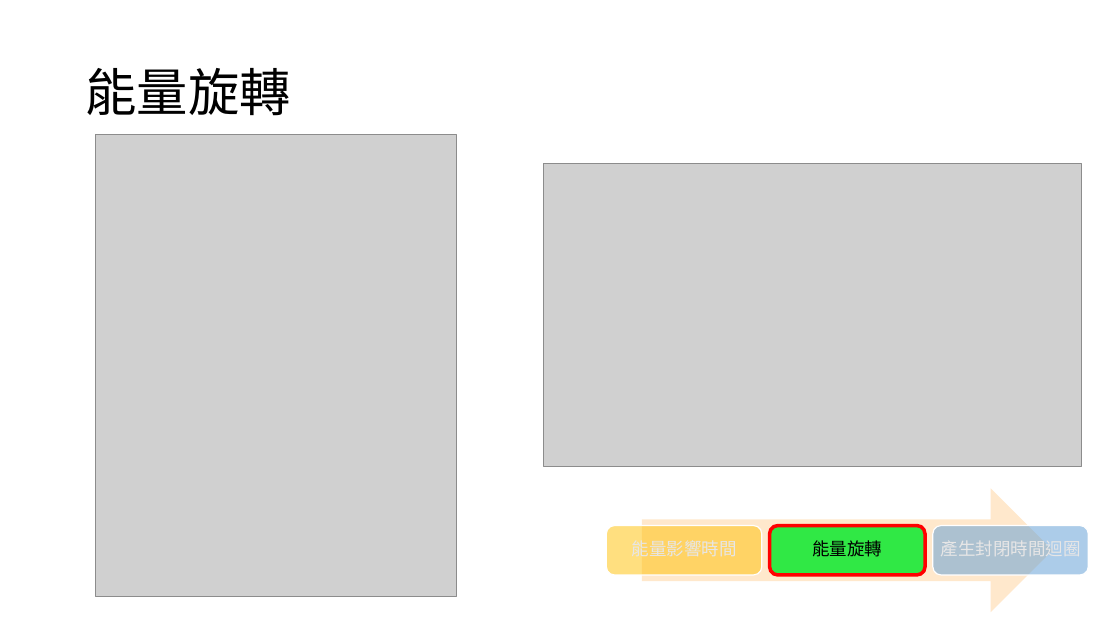
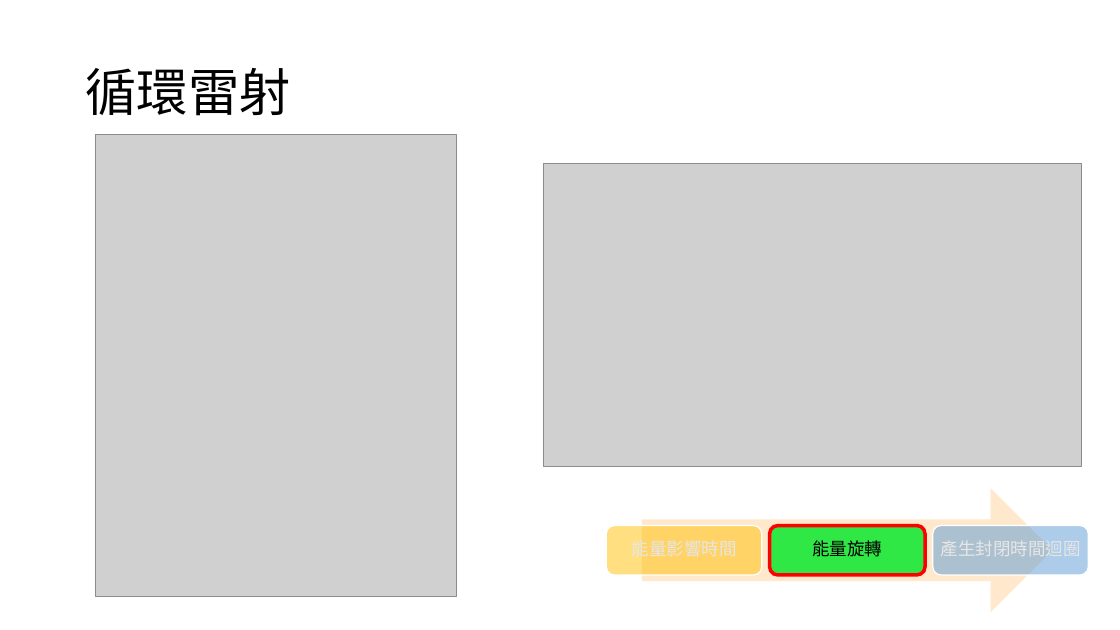
Before and after one commit to TaiChunYen/git, a slide deck: slide 10 of W044週報_戴君諺.pptx. Drawn at 1120x630 pixels with LibreOffice and Linux fonts; fonts in the diff are those of the drawing; grey boxes stand for pictures. Boxes give left, top, right and bottom in pixels: in the first picture for what was removed or moved away, otherwise in the second. Text is boxed around its words. In the diff, an @@ line names an element or a change of style, - is before the commit and + after.

```diff
--- a/W044週報_戴君諺.pptx
+++ b/W044週報_戴君諺.pptx
@@ title at [85,68,290,116]: text changed @@
-能量旋轉
+循環雷射
```
Also in this commit, not shown: 11 other slides changed.
